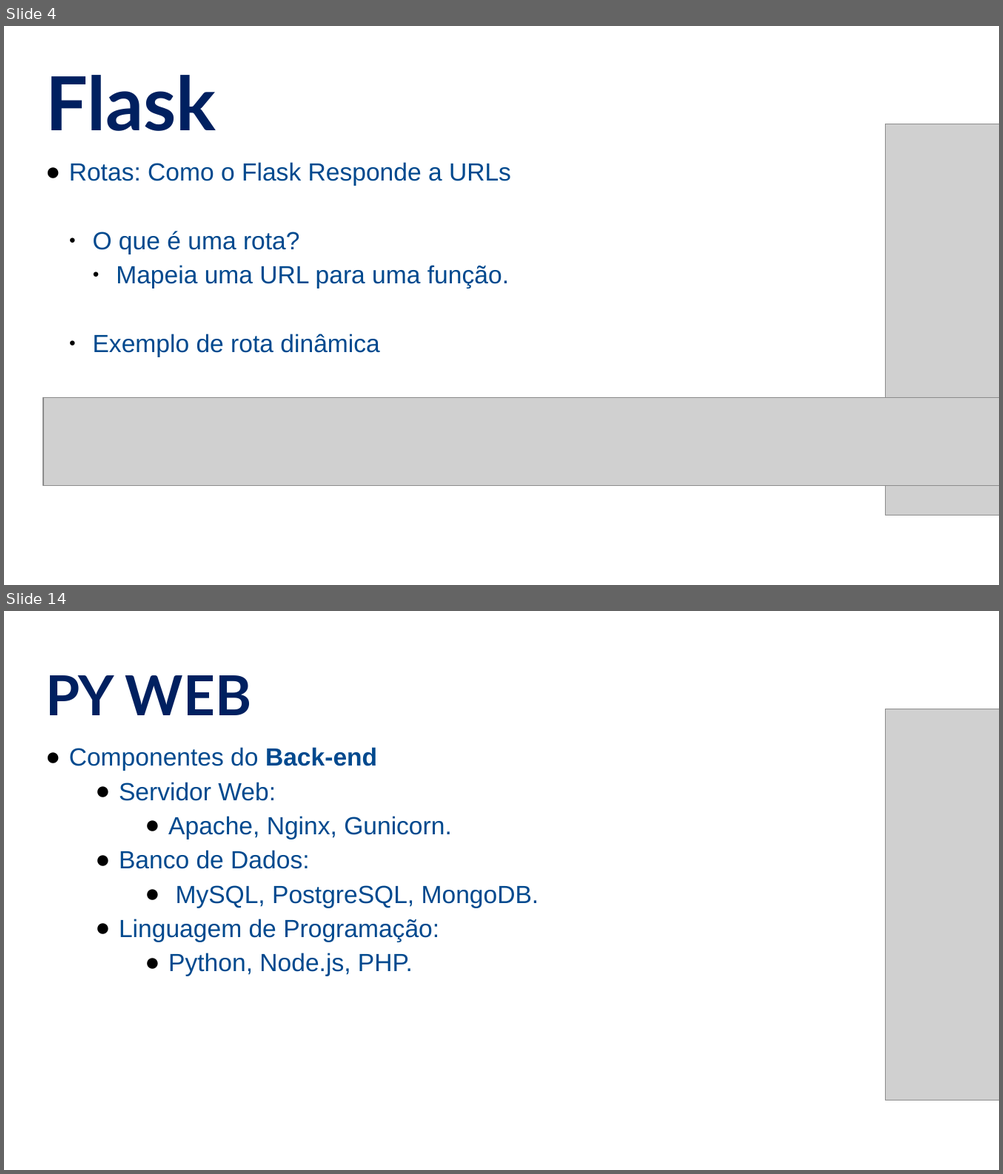
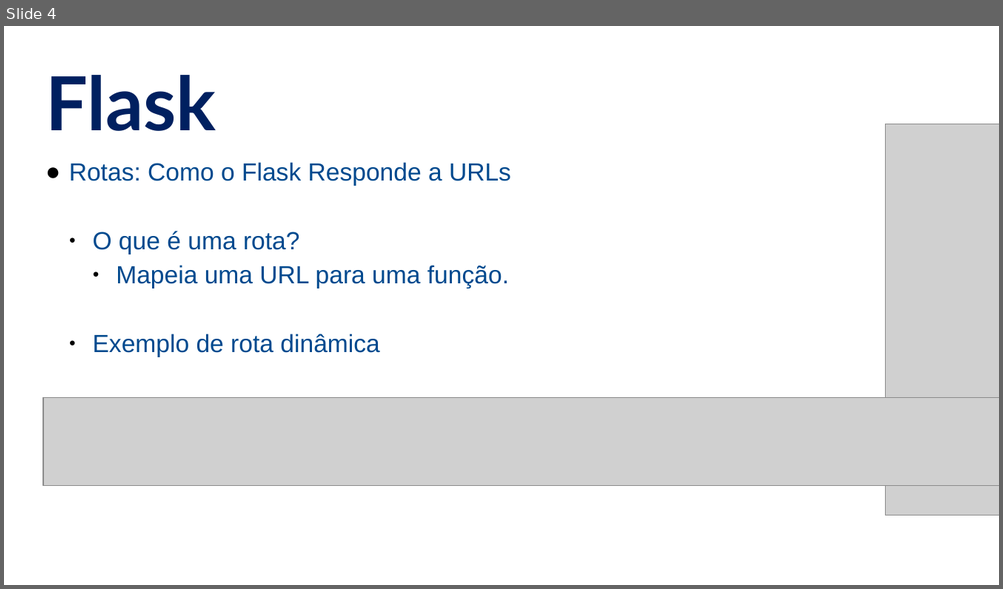
Before and after one commit to alandsilvasouza/PY2, a slide deck: aula11/Aula11.pptx. Shown one above the other, each under a label of ours: slides 4 and 14 before the commit, slide 4 after it; the slides between them are not shown. The pictures are 1003x1174 and 1003x589 pixels, drawn with LibreOffice and Linux fonts; fonts in the diff are those of the drawing; grey boxes stand for pictures. Boxes give left, top, right and bottom in pixels: in the first picture for what was removed or moved away, otherwise in the second. Text is boxed around its words. In the diff, an @@ line names an element or a change of style, - is before the commit and + after.

```diff
--- a/aula11/Aula11.pptx
+++ b/aula11/Aula11.pptx
@@ slide 14 removed at box(4, 611, 999, 1170), background #FFFFFF @@
@@ text removed at box(45, 675, 251, 715) @@
-PY WEB
@@ picture removed at box(885, 709, 999, 1102) @@
@@ text removed at box(69, 747, 539, 977) @@
-● Componentes do Back-end
-  ● Servidor Web:
-    ● Apache, Nginx, Gunicorn.
-  ● Banco de Dados:
-    ● MySQL, PostgreSQL, MongoDB.
-  ● Linguagem de Programação:
-    ● Python, Node.js, PHP.
```
Also in this commit, not shown: 5 slides added, 36 other slides removed, 3 other files.
